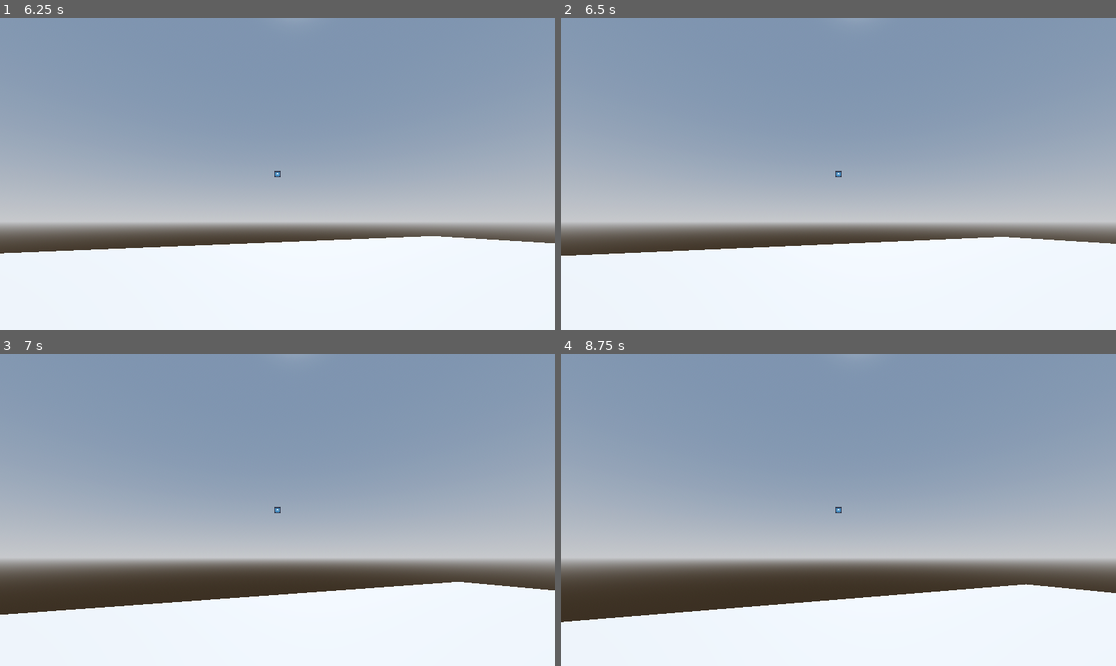
Above: before the commit, frames 1-4 (two rows, left to right).
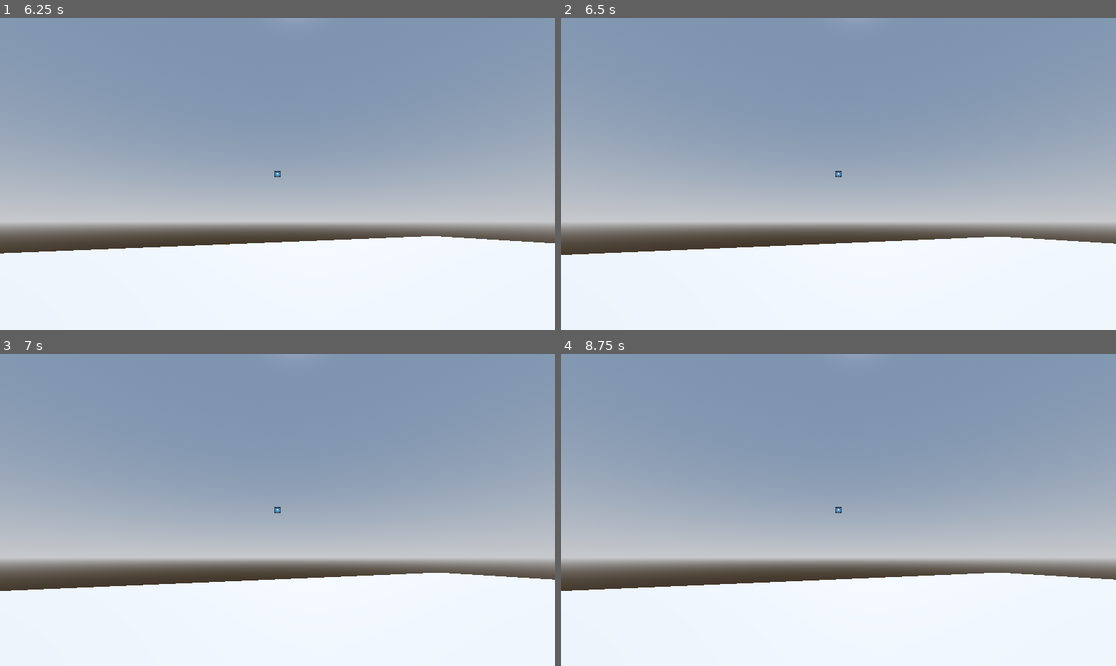
Above: after the commit, the same moments.

Repository: Riyan123410/Hi
Game: Godot game, scene res://scenes/sceneSwitcher.tscn
The game is run twice, just before and just after one commit, with the same random seed, the same clock (stepped at 60 frames per second) and the same inputs. The engine's default icon, where the game draws it, is replaced by a stand-in: a white triangle on a blue panel in a dark square.
Inputs (mouse positions are in pixels of both pictures, inside the frame that each line leads up to):
- Up to frame 1 (6.25 s): tap Enter at 0.5 s; move the mouse to (399, 158) at 0.52 s; hold D (right) 0.53-1.25 s; tap E (interact) at 0.6, 3.6, 4.35, 5.1, 5.85 s; tap Space (jump) at 0.77, 3.77, 5.27, 6.02 s; click "Host" at 1.25 s; click "Start Game" at 2 s; click "Start Game" at 2.75 s; move the mouse to (249, 174) at 3.52 s; hold W (forward) from 3.53 s (still down); move the mouse to (288, 167) at 4.27 s; move the mouse to (271, 180) at 5.02 s; move the mouse to (316, 177) at 5.77 s
- Up to frame 2 (6.5 s): keep holding W (forward); tap Escape (toggleCursor) at 6.4 s
- Up to frame 3 (7 s): move the mouse to (111, 463) at 6.52 s; release W (forward) at 6.53 s; hold A (left) from 6.53 s (still down); tap E (interact) at 6.6 s; tap Space (jump) at 6.77 s
- Up to frame 4 (8.75 s): move the mouse to (866, 510) at 7.27 s; release A (left) at 7.28 s; hold S (backward) 7.28-8.03 s; tap E (interact) at 7.35, 8.1 s; move the mouse to (755, 432) at 8.02 s; hold D (right) from 8.03 s (still down); tap Space (jump) at 8.27 s

Frame 1 is identical in both runs. In frame 2, 0.2% of the frame differs, in the area x 0-100%, y 70-77%; in frame 3, 5.0%; in frame 4, 6.5%, in the area x 0-100%, y 70-86%.

Commit message:
Fixed mouse unlock debug
it was bugging me ngl

Diff:
--- a/src/SpaceGame/scripts/player/player3D.gd
+++ b/src/SpaceGame/scripts/player/player3D.gd
@@ -44,8 +44,14 @@
 		head.rotate_x(-event.relative.y * mouseSensitivity)
 		head.rotation.x = clampf(head.rotation.x, deg_to_rad(-89.9), deg_to_rad(89.9))
 
+# ===== Mouse renable debug =====
 	if Input.is_action_just_pressed("toggleCursor"):
-		Input.mouse_mode = Input.MOUSE_MODE_VISIBLE
+		if enableMovement:
+			_setMovement(false)
+		else:
+			_setMovement(true)
+
+
 
 # ===== Movement =====
 func _physics_process(delta: float) -> void:
